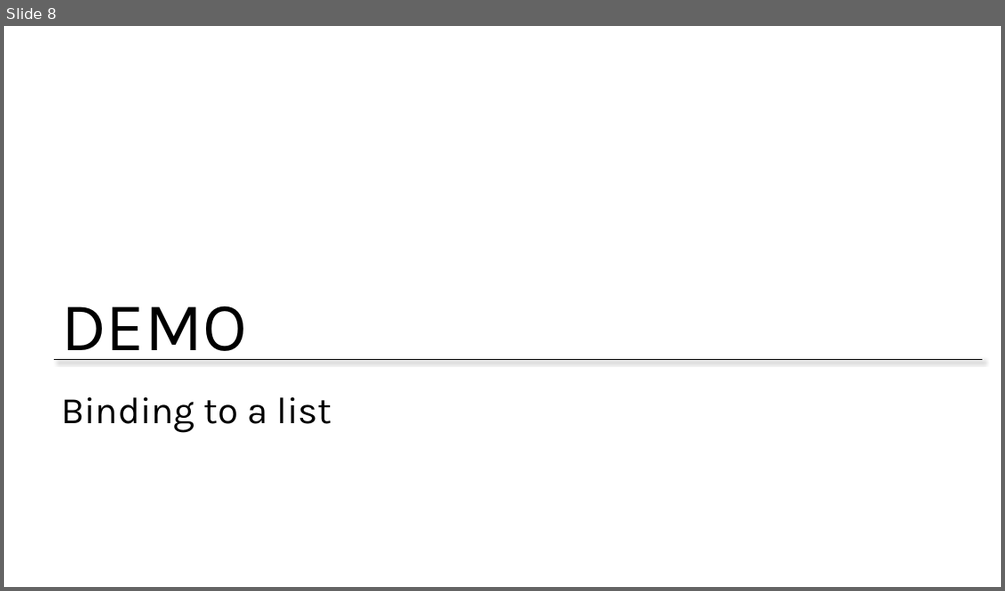
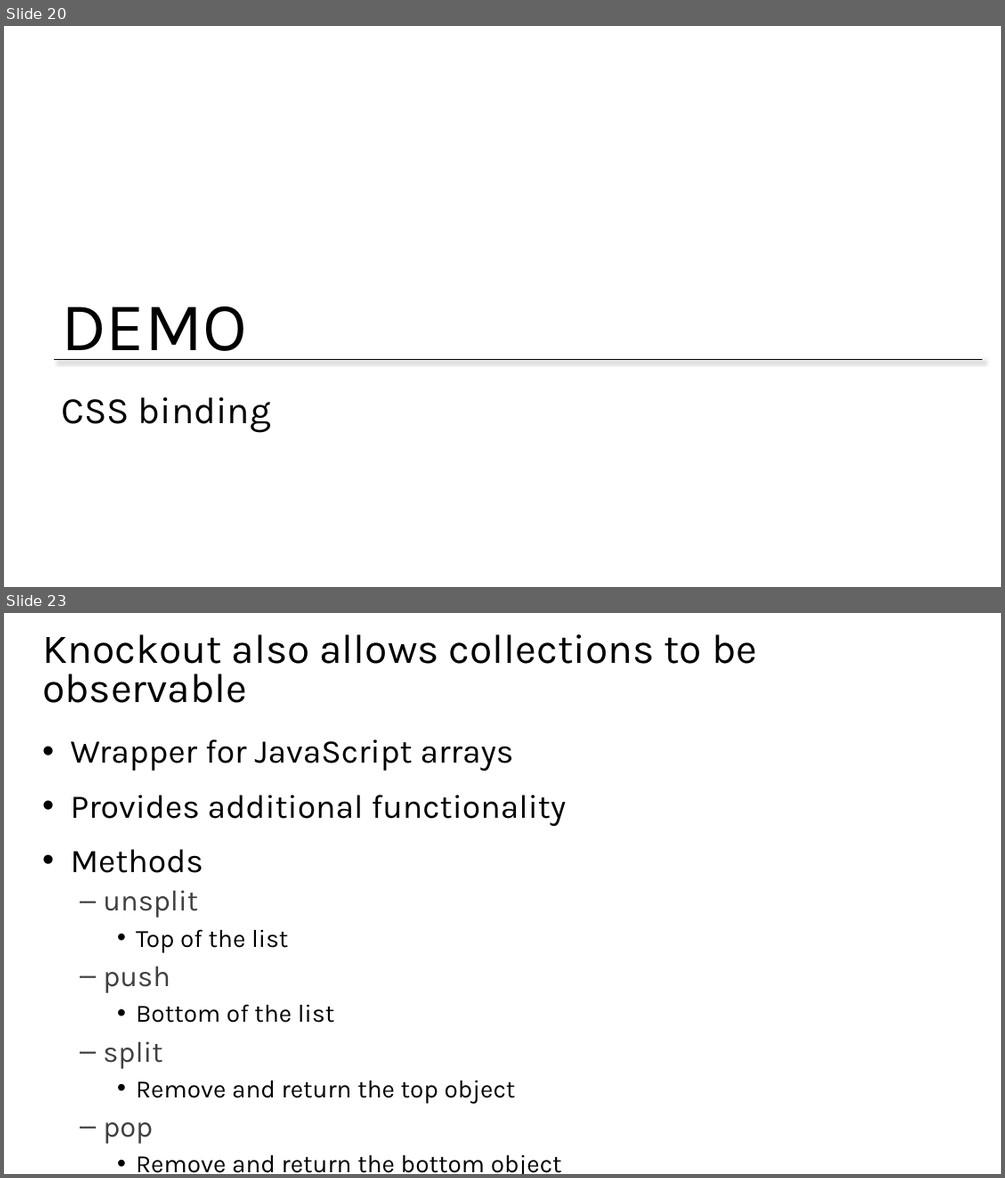
Before and after one commit to jongalloway/Knockout-MVA, a slide deck: Slides/2 - Binding and Models.pptx. Shown one above the other, each under a label of ours: slide 8 before the commit, slides 20 and 23 after it; the slides between them are not shown. The pictures are 1005x591 and 1005x1178 pixels, drawn with LibreOffice and Linux fonts; fonts in the diff are those of the drawing; background and template pictures are left out. Boxes give left, top, right and bottom in pixels: in the first picture for what was removed or moved away, otherwise in the second. Text is boxed around its words. In the diff, an @@ line names an element or a change of style, - is before the commit and + after.

```diff
--- a/Slides/2 - Binding and Models.pptx
+++ b/Slides/2 - Binding and Models.pptx
@@ slide 23 added at (4, 613, 1001, 1174), background #FFFFFF @@
@@ title added at (42, 634, 757, 703), 39.6 pt, text #000000 @@
+Knockout also allows collections to be observable
@@ text added at (71, 739, 566, 1174), 24 pt, text #000000 @@
+• Wrapper for JavaScript arrays
+• Provides additional functionality
+• Methods
+  – unsplit
+    • Top of the list
+  – push
+    • Bottom of the list
+  – split
+    • Remove and return the top object
+  – pop
+    • Remove and return the bottom object
@@ what was slide 8 is now slide 20 @@
@@ slide 20 changed as well @@
@@ title at (61, 397, 271, 433): text changed @@
-Binding to a list
+CSS binding
```
Also in this commit, not shown: 7 other slides changed, 16 other slides added, 3 slides removed, 55 other files.
